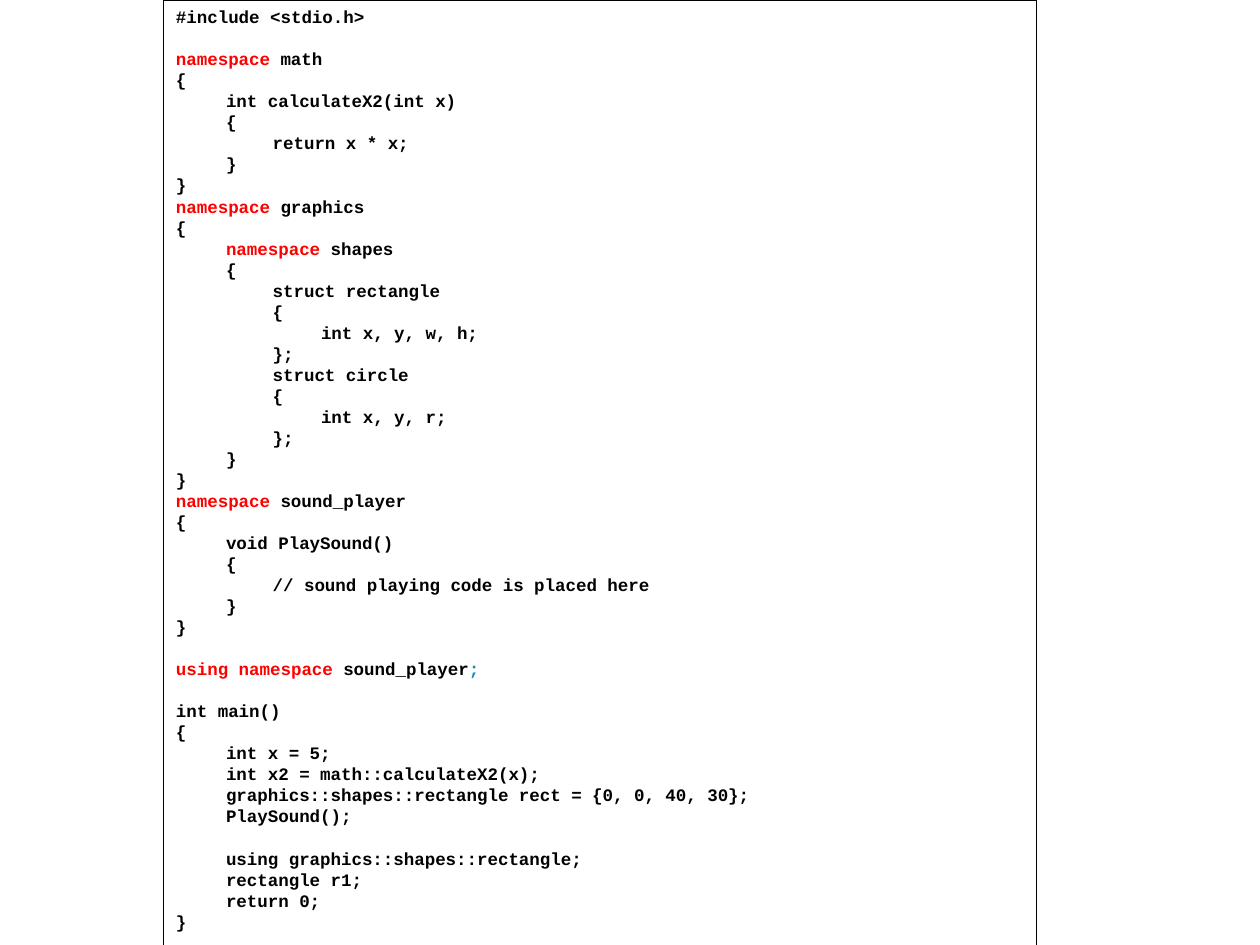
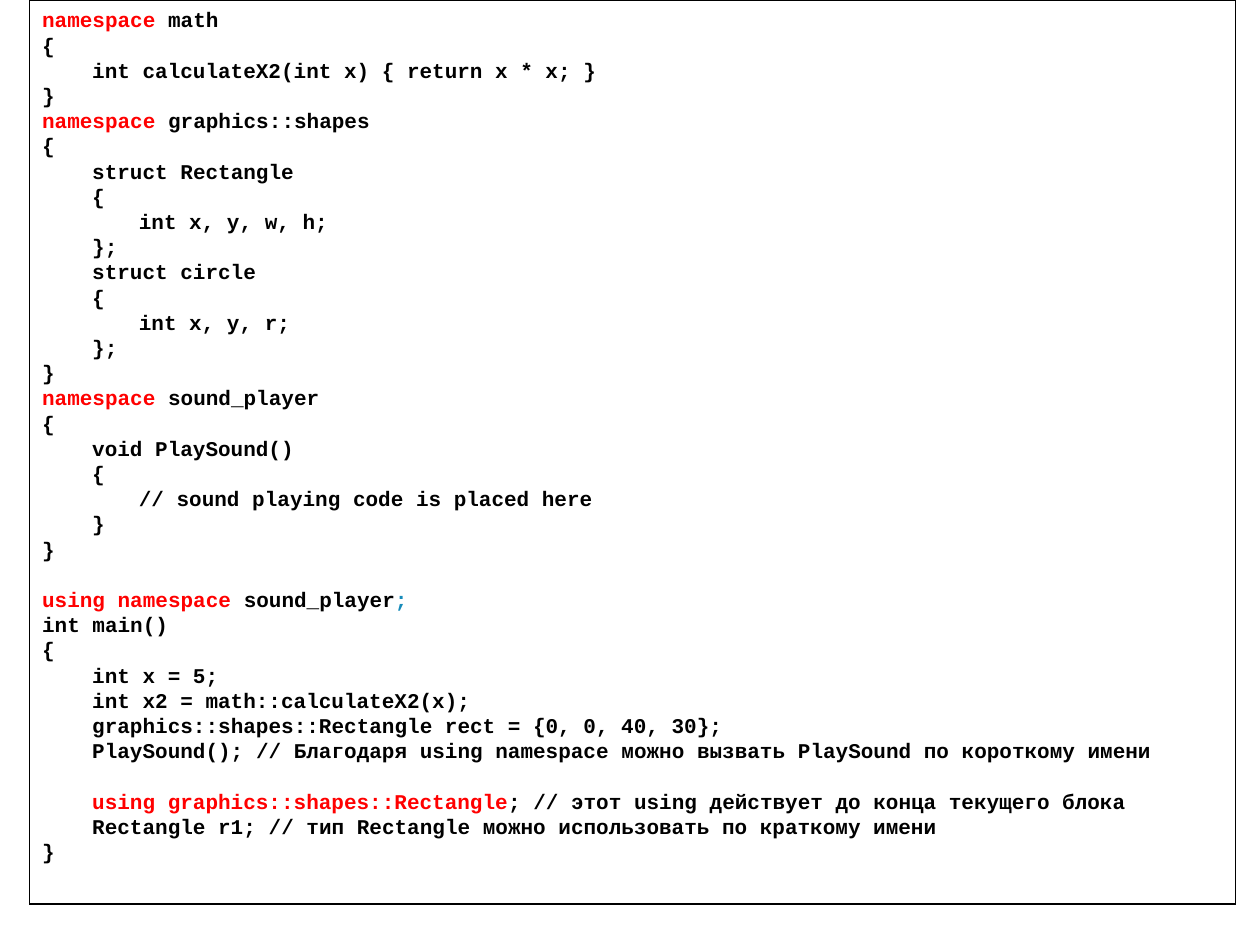
Before and after one commit to alexey-malov/oop, a slide deck: slide 124 of lectures/01/Синтаксис C++.pptx. Drawn at 1260x945 pixels with LibreOffice and Linux fonts; fonts in the diff are those of the drawing. Boxes give left, top, right and bottom in pixels: in the first picture for what was removed or moved away, otherwise in the second. Text is boxed around its words. In the diff, an @@ line names an element or a change of style, - is before the commit and + after.

```diff
--- a/lectures/01/Синтаксис C++.pptx
+++ b/lectures/01/Синтаксис C++.pptx
@@ text in rectangle at [30, 1, 1236, 905]: paragraph removed @@
-}
@@ rectangle "namespace math": place and size @@
-rectangle "namespace math" at [164, 0, 1037, 945]
+rectangle "namespace math" at [30, 1, 1236, 905]
@@ text in rectangle at [42, 12, 592, 713]: size 10 to 12 pt in "namespace math", "{", "{", "{" and 20 more places @@
@@ text in rectangle at [176, 11, 364, 23]: paragraph removed @@
-#include <stdio.h>
@@ text in rectangle at [42, 63, 570, 133]: text changed; size 10 to 12 pt @@
-int calculateX2(int x)
+int calculateX2(int x) { return x * x; }
+}
+namespace graphics::shapes
@@ text in rectangle at [92, 164, 293, 184]: text changed; size 10 to 12 pt @@
-return x * x;
-}
-}
-namespace graphics
-{
-namespace shapes
-{
-struct rectangle
+struct Rectangle
@@ text in rectangle at [92, 718, 1151, 839]: text changed; size 10 to 12 pt @@
-graphics::shapes::rectangle rect = {0, 0, 40, 30};
-PlaySound();
-using graphics::shapes::rectangle;
-rectangle r1;
-return 0;
+graphics::shapes::Rectangle rect = {0, 0, 40, 30};
+PlaySound(); // Благодаря using namespace можно вызвать PlaySound по короткому имени
+using graphics::shapes::Rectangle; // этот using действует до конца текущего блока
+Rectangle r1; // тип Rectangle можно использовать по краткому имени
```
Also in this commit, not shown: 38 other slides changed, 2 slides added, 2 slides removed.
